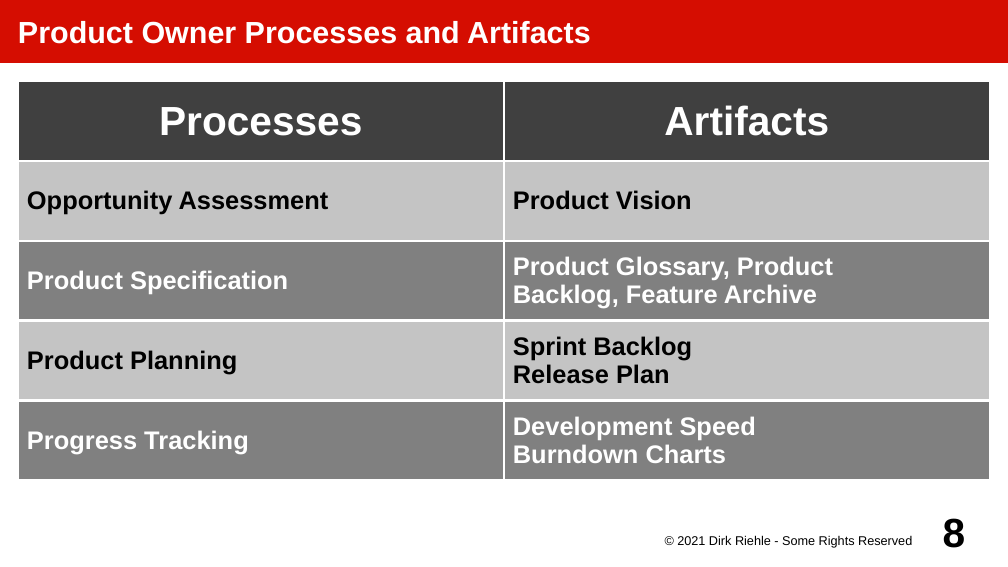
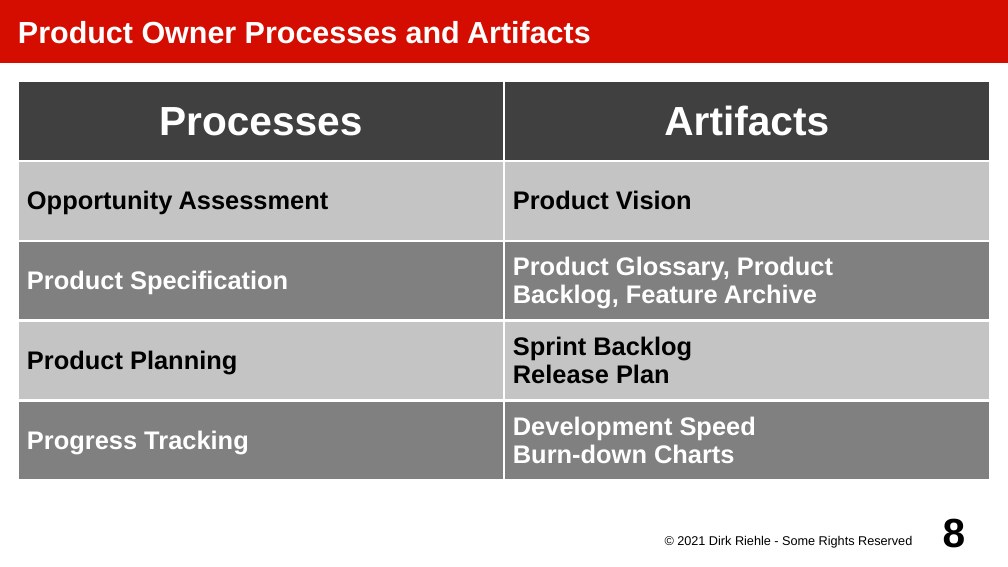
Before and after one commit to dirkriehle/amos-course, a slide deck: slide 8 of Lecture slides/AMOS D01 - Product Management.odp. Drawn at 1008x567 pixels with LibreOffice and Linux fonts; fonts in the diff are those of the drawing. Boxes give left, top, right and bottom in pixels: in the first picture for what was removed or moved away, otherwise in the second. Text is boxed around its words. In the diff, an @@ line names an element or a change of style, - is before the commit and + after.

Commit message:
Fixed burn-down chart spelling

```diff
--- a/Lecture slides/AMOS D01 - Product Management.odp
+++ b/Lecture slides/AMOS D01 - Product Management.odp
@@ table at [18, 81, 991, 481] @@
-row 5, column 2: Development Speed / Burndown Charts
+row 5, column 2: Development Speed / Burn-down Charts
```
Also in this commit, not shown: 5 other files.
